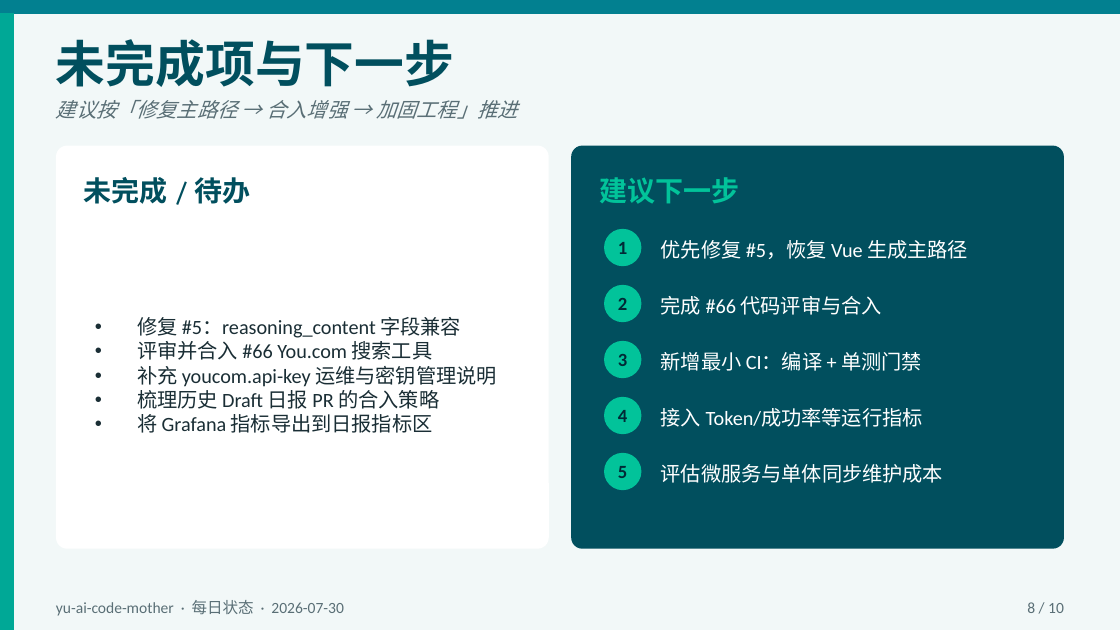
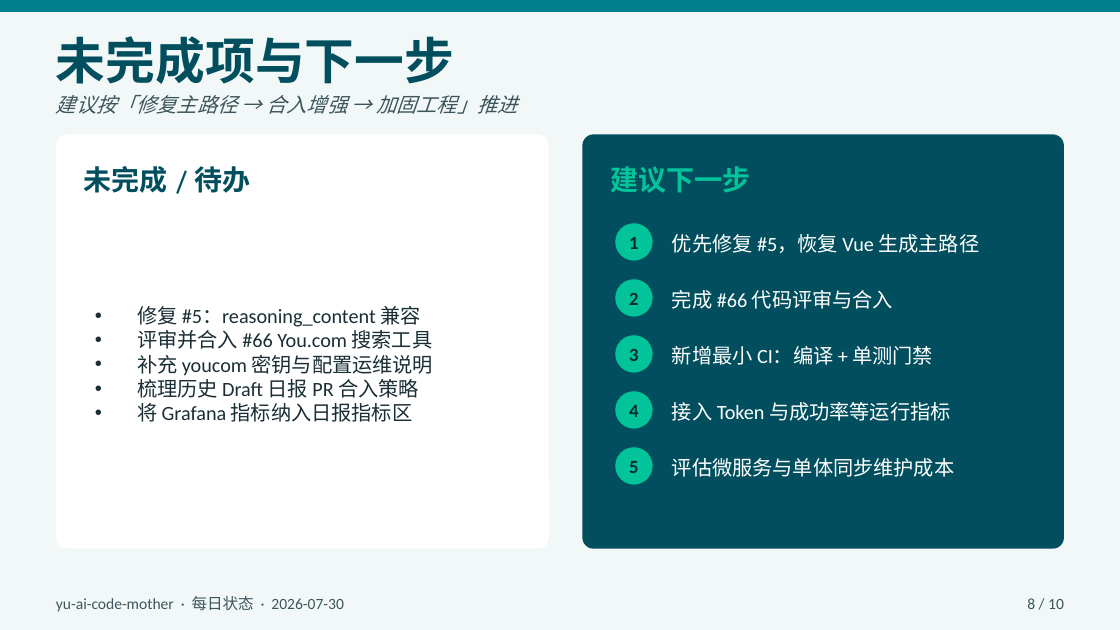
Before and after one commit to liyupi/yu-ai-code-mother, a slide deck: slide 8 of docs/reports/project-status-2026-07-30.pptx. Drawn at 1120x630 pixels with LibreOffice and Linux fonts; fonts in the diff are those of the drawing. Boxes give left, top, right and bottom in pixels: in the first picture for what was removed or moved away, otherwise in the second. Text is boxed around its words. In the diff, an @@ line names an element or a change of style, - is before the commit and + after.

```diff
--- a/docs/reports/project-status-2026-07-30.pptx
+++ b/docs/reports/project-status-2026-07-30.pptx
@@ rectangle removed at [0,13,13,629] @@
@@ text colour #5A6F76 to #3D555C in 3 elements at [56,596,343,612], [1027,598,1064,609], [56,95,517,114] @@
@@ rounded rectangle: place and size @@
-rounded rectangle at [56,146,549,549]
+rounded rectangle at [56,134,549,549]
@@ rounded rectangle at [56,134,549,549]: proportions changed @@
@@ rounded rectangle at [582,134,1064,549]: proportions changed @@
@@ rounded rectangle: place and size @@
-rounded rectangle at [571,146,1064,549]
+rounded rectangle at [582,134,1064,549]
@@ text "未完成 / 待办": place and size @@
-text "未完成 / 待办" at [84,177,251,204]
+text "未完成 / 待办" at [84,166,251,193]
@@ text "建议下一步": place and size @@
-text "建议下一步" at [599,177,739,204]
+text "建议下一步" at [610,166,750,193]
@@ text "修复 #5：reasoning_content 兼容": place and size @@
-text "修复 #5：reasoning_content 兼容" at [137,317,497,433]
+text "修复 #5：reasoning_content 兼容" at [137,306,434,422]
@@ text "优先修复 #5，恢复 Vue 生成主路径": place and size @@
-text "优先修复 #5，恢复 Vue 生成主路径" at [661,240,968,259]
+text "优先修复 #5，恢复 Vue 生成主路径" at [672,234,979,253]
@@ text "完成 #66 代码评审与合入": place and size @@
-text "完成 #66 代码评审与合入" at [661,296,882,315]
+text "完成 #66 代码评审与合入" at [672,290,893,309]
@@ text at [137,306,420,327]: text changed @@
-• 修复 #5：reasoning_content 字段兼容
+• 修复 #5：reasoning_content 兼容
@@ text at [137,355,434,422]: text changed @@
-• 补充 youcom.api-key 运维与密钥管理说明
-• 梳理历史 Draft 日报 PR 的合入策略
-• 将 Grafana 指标导出到日报指标区
+• 补充 youcom 密钥与配置运维说明
+• 梳理历史 Draft 日报 PR 合入策略
+• 将 Grafana 指标纳入日报指标区
@@ text "新增最小 CI：编译 + 单测门禁": place and size @@
-text "新增最小 CI：编译 + 单测门禁" at [661,352,922,371]
+text "新增最小 CI：编译 + 单测门禁" at [672,346,934,365]
@@ 5 texts, 5 ellipses: place and size @@
-5 texts, 5 ellipses at [605,230,641,489]
+5 texts, 5 ellipses at [616,224,652,484]
@@ text at [672,402,951,421]: text changed @@
-接入 Token/成功率等运行指标
+接入 Token 与成功率等运行指标
@@ text "评估微服务与单体同步维护成本": place and size @@
-text "评估微服务与单体同步维护成本" at [661,464,943,483]
+text "评估微服务与单体同步维护成本" at [672,458,954,477]
```
Also in this commit, not shown: 9 other slides changed.
